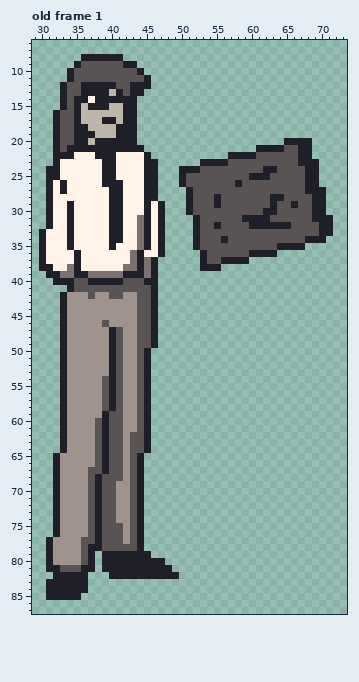
A pixel-art file gets an edit: Entities/Units/ClassDef/concept_unit_tex2.ase. The picture above was drawn from the file before the commit.
90x90 pixels, 1 frame. Shown: old frame 1: x 29..73, y 6..87.
The same view after the edit:
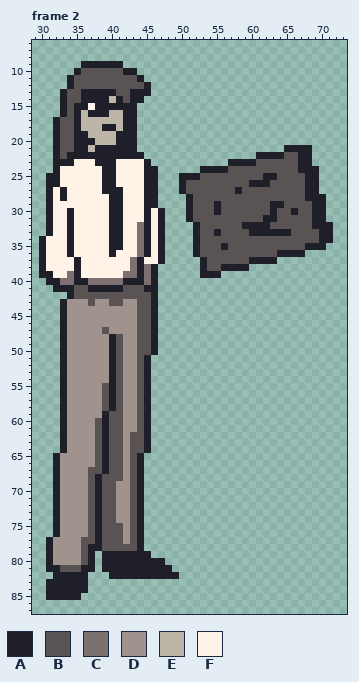
Palette (. is transparent): A #1f1f29  B #5a5353  C #7d7071  D #a0938e  E #bdb5a8  F #fff2e6
A new or re-ordered frame is compared with the old frame closest to it.
Diff:
frames 1 -> 2
--- frame 2 is new; against old frame 1
@@ x 29..73 @@
  7 .............................................
- 8 .......AAAAAA................................
- 9 ......ABBBBBBAA..............................
-10 .....ABBBBBBBBBA.............................
-11 .....ABBBBBBBBBBA............................
-12 ....ABBAAAAABBAAA............................
-13 ....ABBAAAAEABAA.............................
-14 ....ABAAFAAAAAA..............................
-15 ....ABAEAAAEEAA..............................
-16 ...ABBAEEEEEEAA..............................
-17 ...ABBAEEEAAEAA..............................
-18 ...ABBAAEEEEAAA..............................
-19 ...ABBAAAEEEAAA..............................
-20 ...ABBAAEAAAAAA.....................AAAA.....
-21 ...ABAAAAAAAAAAA................AAAABBAA.....
-22 ...AAAFFFAAAFFFFA...........AAAABBBBBBAA.....
-23 ...AFFFFFFAAFFFFAA......AAAABBBBBBBBBBAAA....
-24 ..AAFFFFFFAAFFFFAA...AAABBBBBBBBBAABBBBAA....
-25 ..AAFFFFFFAAFFFFAA...ABBBBBBBBBAAABBBBBAA....
-26 ..AFAFFFFFAAAFFFAA...ABBBBBBBABBBBBBBBBAA....
-27 ..AFAFFFFFFAAFFFAA....ABBBBBBBBBBBBBBBBAAA...
-28 ..AFFFFFFFFAAFFFAA....ABBBABBBBBBBAABBBBAA...
-29 ..AFFAFFFFFAAFFFAFA...ABBBABBBBBBBABBABBAA...
-30 ..AFFAFFFFFAAFFFAFA...ABBBBBBBBBBAABBBBBAA...
-31 ..AFFAFFFFFAAFFCAFA....ABBBBBBAAAABBBBBBAAA..
-32 ..AFFAFFFFFAAFFCAFA....ABBABBBBAAAAAABBBBAA..
-33 .AFFFAFFFFFAAFFCAFA....ABBBBBBBBBBBBBBBBBAA..
-34 .AFFFAFFFFFAAFFCAFA....ABBBABBBBBBBBBBBAAA...
-35 .AFFFAFFFFFAFFFCAFA....ABBBBBBBBBBBAAAA......
-36 .AFFFFAFFFFFFFCAFFA.....ABBBBBBAAAA..........
-37 .AFFFFAFFFFFFFCACA......ABBAAAA..............
-38 .AAFFCAFFFFFFCCACA......AAA..................
-39 ..AACCAACCCCCAAACA...........................
-40 ...AAABBAAAAABBBAA...........................
-41 .....ABBBBBBBBBBBA...........................
-42 ....ADDDBDDBBDDBBA...........................
-43 ....ADDDDDDDDDDBBA...........................
+ 8 .............................................
+ 9 .......AAAAAA................................
+10 ......ABBBBBBAA..............................
+11 .....ABBBBBBBBBA.............................
+12 .....ABBBBBBBBBBA............................
+13 ....ABBAAAAABBAAA............................
+14 ....ABBAAAAEABAA.............................
+15 ....ABAAFAAAAAA..............................
+16 ....ABAEAAAEEAA..............................
+17 ...ABBAEEEEEEAA..............................
+18 ...ABBAEEEAAEAA..............................
+19 ...ABBAAEEEEAAA..............................
+20 ...ABBAAAEEEAAA..............................
+21 ...ABBAAEAAAAAA.....................AAAA.....
+22 ...ABAAAAAAAAAAA................AAAABBAA.....
+23 ...AAAFFFAAAFFFFA...........AAAABBBBBBAA.....
+24 ...AFFFFFFAAFFFFAA......AAAABBBBBBBBBBAAA....
+25 ..AAFFFFFFAAFFFFAA...AAABBBBBBBBBAABBBBAA....
+26 ..AAFFFFFFAAFFFFAA...ABBBBBBBBBAAABBBBBAA....
+27 ..AFAFFFFFAAAFFFAA...ABBBBBBBABBBBBBBBBAA....
+28 ..AFAFFFFFFAAFFFAA....ABBBBBBBBBBBBBBBBAAA...
+29 ..AFFFFFFFFAAFFFAA....ABBBABBBBBBBAABBBBAA...
+30 ..AFFAFFFFFAAFFFAFA...ABBBABBBBBBBABBABBAA...
+31 ..AFFAFFFFFAAFFFAFA...ABBBBBBBBBBAABBBBBAA...
+32 ..AFFAFFFFFAAFFCAFA....ABBBBBBAAAABBBBBBAAA..
+33 ..AFFAFFFFFAAFFCAFA....ABBABBBBAAAAAABBBBAA..
+34 .AFFFAFFFFFAAFFCAFA....ABBBBBBBBBBBBBBBBBAA..
+35 .AFFFAFFFFFAAFFCAFA....ABBBABBBBBBBBBBBAAA...
+36 .AFFFAFFFFFAFFFCAFA....ABBBBBBBBBBBAAAA......
+37 .AFFFFAFFFFFFFCAFFA.....ABBBBBBAAAA..........
+38 .AFFFFAFFFFFFFCACA......ABBAAAA..............
+39 .AAFFCAFFFFFFCCACA......AAA..................
+40 ..AACCAACCCCCAAACA...........................
+41 ...AAABBAAAAABBBAA...........................
+42 .....ABBBBBBBBBBBA...........................
+43 ....ADDDBDDBBDDBBA...........................
 44 ....ADDDDDDDDDDBBA...........................
 45 ....ADDDDDDDDDDBBA...........................
-46 ....ADDDDDBDDDDBBA...........................
-47 ....ADDDDDDABDDBBA...........................
+46 ....ADDDDDDDDDDBBA...........................
+47 ....ADDDDDBDDDDBBA...........................
 48 ....ADDDDDDABDDBBA...........................
 49 ....ADDDDDDABDDBBA...........................
-50 ....ADDDDDDABDDBA............................
+50 ....ADDDDDDABDDBBA...........................
 51 ....ADDDDDDABDDBA............................
@@ x 37..41 @@
 53 DDDAB
-54 DDBAB
+54 DDDAB
 55 DDBAB
Where, in picture pixels (left, top, right, bottom), the same in both pictures:
changed: (39, 54, 333, 355)
changed: (102, 376, 109, 383)
